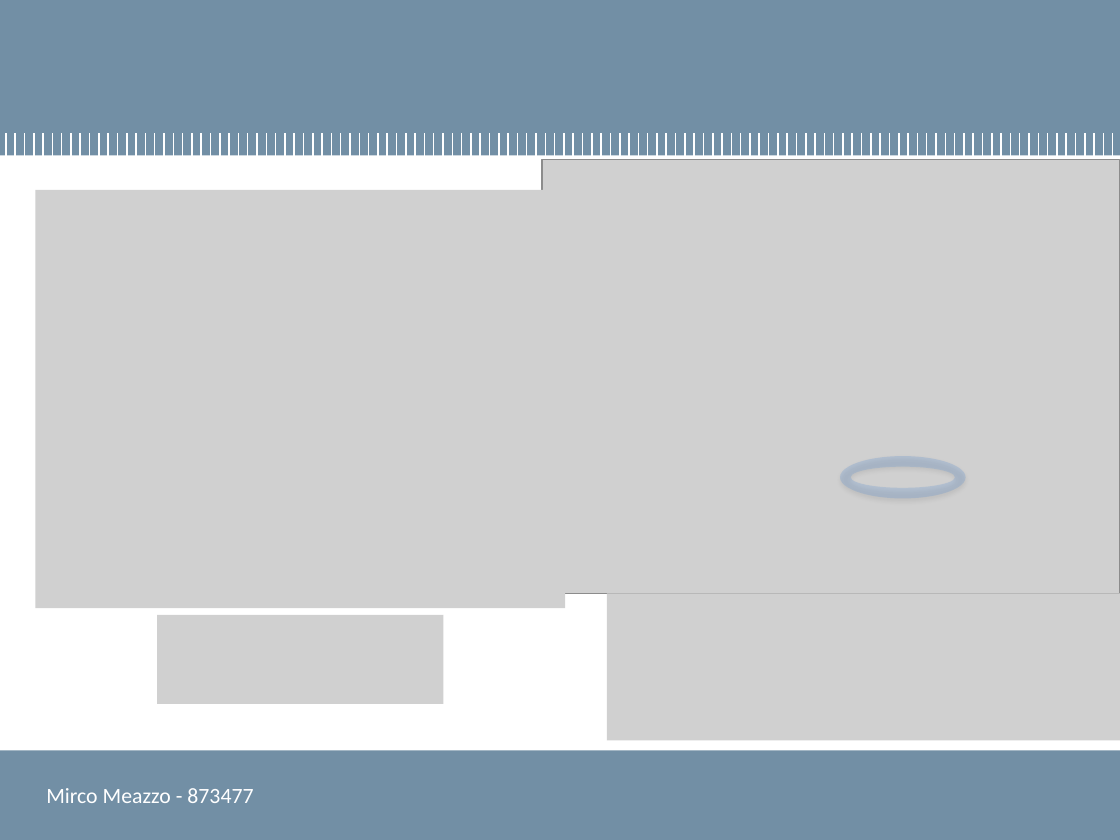
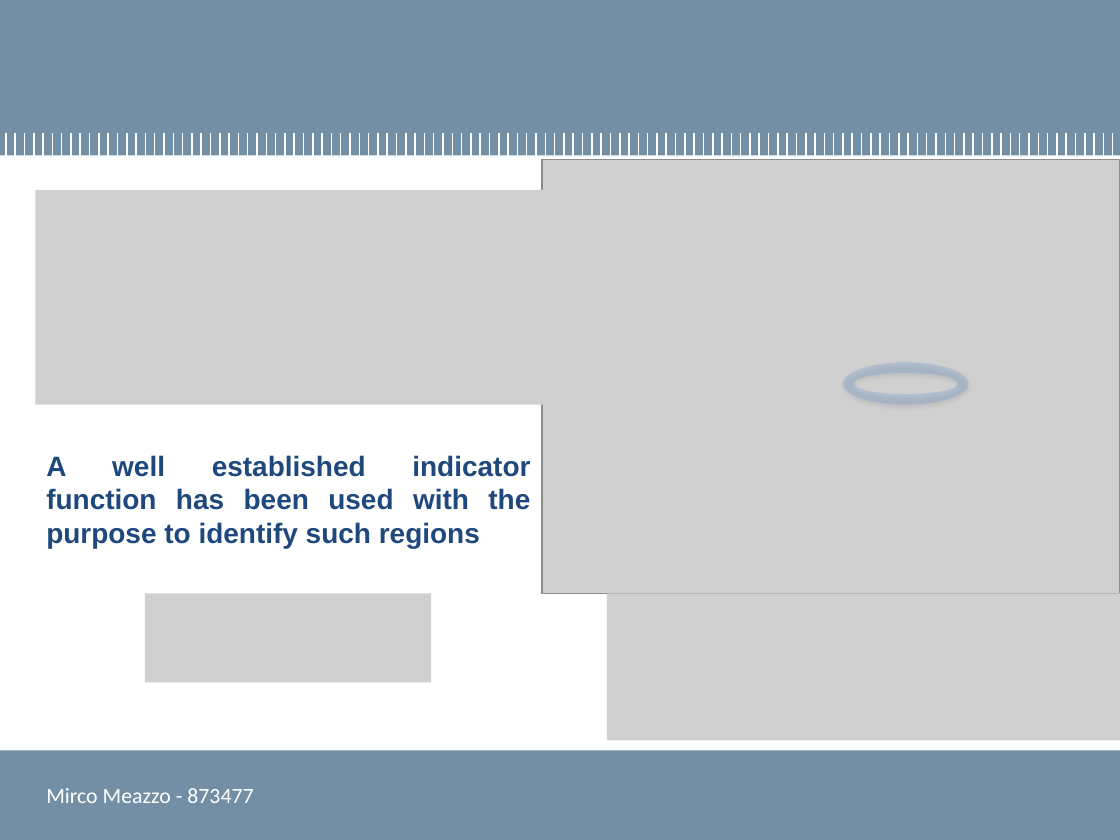
Before and after one commit to mircuz/channel_report, a slide deck: slide 12 of presentazione_meazzo.pptx (slide 13 before the commit). Drawn at 1120x840 pixels with LibreOffice and Linux fonts; fonts in the diff are those of the drawing; grey boxes stand for pictures; background and template pictures are left out. Boxes give left, top, right and bottom in pixels: in the first picture for what was removed or moved away, otherwise in the second. Text is boxed around its words. In the diff, an @@ line names an element or a change of style, - is before the commit and + after.

```diff
--- a/presentazione_meazzo.pptx
+++ b/presentazione_meazzo.pptx
@@ picture: place and size @@
-picture at [36,190,566,609]
+picture at [36,190,566,405]
@@ donut: place and size @@
-donut at [840,456,965,498]
+donut at [843,363,969,405]
@@ text added at [46,455,530,548], 18 pt, text #1F497D, bold @@
+A well established indicator function has been used with the purpose to identify such regions
@@ picture: place and size @@
-picture at [157,615,444,703]
+picture at [144,594,431,682]
```
Also in this commit, not shown: 1 other slide changed, 1 slide removed.
